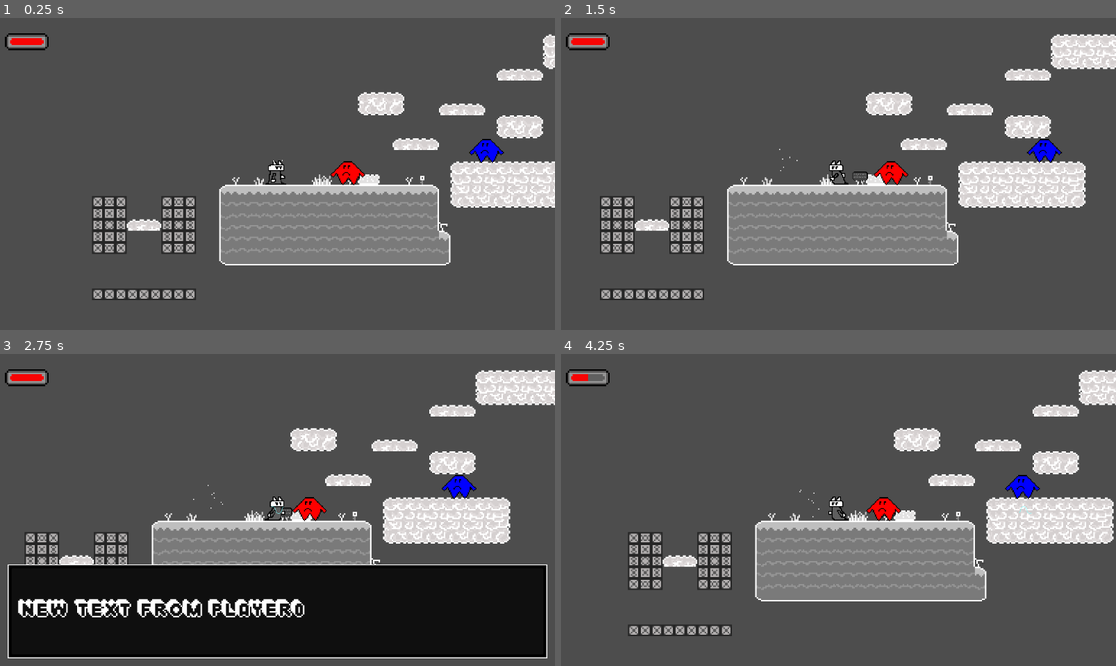
Above: before the commit, frames 1-4 (two rows, left to right).
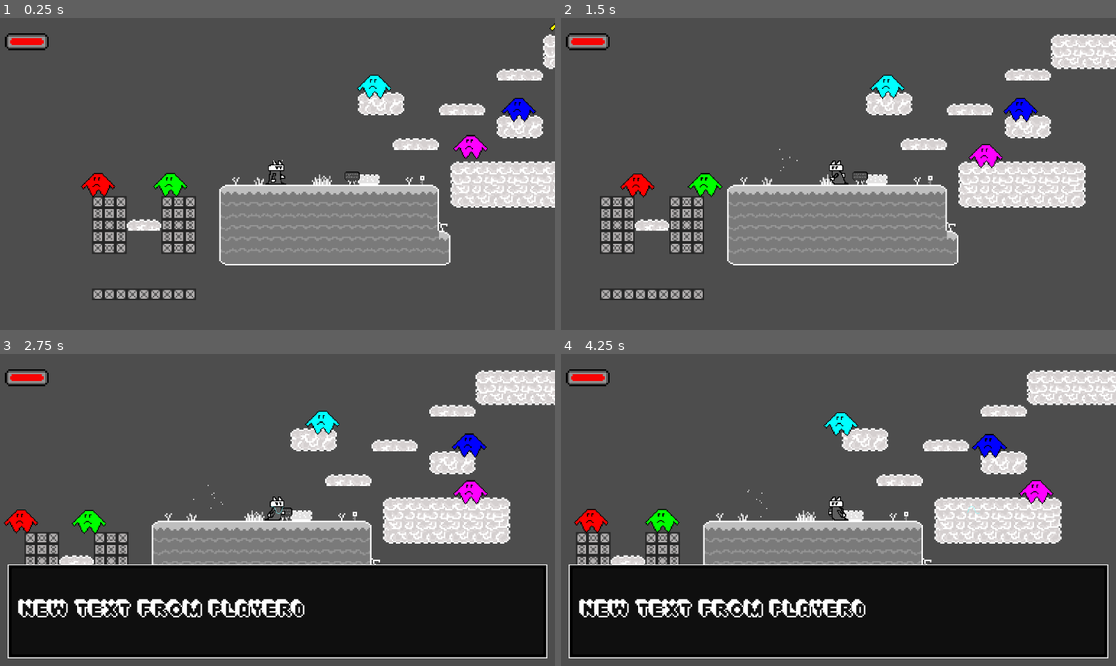
Above: after the commit, the same moments.

Repository: MidnightWolfe/Github-Game-Jam-2024
Game: Godot game, scene res://level_0.tscn
The game is run twice, just before and just after one commit, with the same random seed, the same clock (stepped at 60 frames per second) and the same inputs. Before the commit the project starts from res://node_2d.tscn.
Inputs:
- Up to frame 1 (0.25 s): no input
- Up to frame 2 (1.5 s): tap Enter (enter) at 0.5 s; hold D (right) 0.53-1.28 s; tap 1 (1) at 0.6 s; tap 2 (2) at 0.8, 1.35 s; hold A (left) from 1.28 s (still down)
- Up to frame 3 (2.75 s): tap 3 (3) at 1.55, 2.1 s; release A (left) at 2.03 s; hold D (right) from 2.03 s (still down); tap Enter (enter) at 2.3 s
- Up to frame 4 (4.25 s): tap Enter (enter) at 2.85 s; tap 1 (1) at 3.05, 3.6 s; release D (right) at 3.53 s; hold A (left) from 3.53 s (still down); tap 2 (2) at 3.8 s

The runs differ from the first frame. In frame 1, 1.8% of the frame differs, in the area x 14-100%, y 1-58%; in frame 2, 1.9%; in frame 3, 1.8%; in frame 4, 43%, in the area x 1-100%, y 5-98%.

Commit message:
Changed enemy, added types

Diff:
--- a/gamejam/blue_enemy.gd
+++ /dev/null
@@ -1,58 +0,0 @@
-# Useful Videos for creating the enemy mechanics
-	# https://www.youtube.com/watch?v=9u59U-DWNJs
-	# https://www.youtube.com/watch?v=SGd9TlqkaFU
-	# https://www.youtube.com/watch?v=24hXJnwRim0
-extends CharacterBody2D
-
-var speed = 50
-var gravity = 10
-var player_chase = false
-var player = null
-
-var playerInAttackRange = false
-var playerAttackCooldown = true
-var health = 5  #Enemies currently have five hit points (HP)
-var IsEnemyAlive = true
-
-func _ready() -> void:
-	$Blue_Enemy_Animation.play("Blue_Enemy") #The animation that causes the enemy to walk back and forth
-	$Blue_Bad_Guy_Animated.play("blue_walking")
-
-func _physics_process(delta: float) -> void:
-	#player_attack()
-	if health <= 0:
-		IsEnemyAlive = false
-		health = 0
-		print("Enemy has been killed")
-		#_deadEnemy()
-
-
-		self.queue_free() #This makes the enemy disappear - there are currently no (death) animations
-
-func _deadEnemy(): # This will be used to signal the animation when the enmy dies (to be built)
-	pass
-
-## This is currently used to determine if the enemy is in the player hitbox
-func enemy():
-	pass;
-
-func _on_enemy_hit_box_body_entered(body: Node2D) -> void:
-	if body.has_method("player"):
-		playerInAttackRange = true
-
-func _on_enemy_hit_box_body_exited(body: Node2D) -> void:
-	if body.has_method("player"):
-		playerInAttackRange = false
-
-##Functions that happen while the player is attacking
-#This is currently set up so that when the player touches the enemy, the enemy is "attacked". This should be changed to the spell mechanics
-func player_attack():
-	if playerInAttackRange and playerAttackCooldown:
-		health = health - 1
-		playerAttackCooldown = false
-		$Attack_Cooldown_Timer.start()
-		print("Enemy took -1 damage")
-		print(health)
-
-func _on_attack_cooldown_timer_timeout() -> void:
-	playerAttackCooldown = true
--- a/gamejam/blue_enemy.tscn
+++ /dev/null
@@ -1,54 +0,0 @@
-[gd_scene load_steps=7 format=3 uid="uid://c641ua0gj366x"]
-
-[ext_resource type="Script" path="res://blue_enemy.gd" id="1_2o8cy"]
-[ext_resource type="Texture2D" uid="uid://sxbvyps61lyr" path="res://Sprites/BlueBadGuy_ArmsUp.png" id="1_vaovq"]
-[ext_resource type="Texture2D" uid="uid://c3u2f1truc1di" path="res://Sprites/BlueBadGuy_ArmsDown.png" id="2_d4kui"]
-
-[sub_resource type="SpriteFrames" id="SpriteFrames_qkcx5"]
-animations = [{
-"frames": [{
-"duration": 1.0,
-"texture": ExtResource("1_vaovq")
-}, {
-"duration": 1.0,
-"texture": ExtResource("2_d4kui")
-}],
-"loop": true,
-"name": &"blue_walking",
-"speed": 5.0
-}]
-
-[sub_resource type="RectangleShape2D" id="RectangleShape2D_5e0n1"]
-size = Vector2(94, 54)
-
-[sub_resource type="CircleShape2D" id="CircleShape2D_qogyg"]
-radius = 22.0227
-
-[node name="Enemy_Blue" type="CharacterBody2D"]
-script = ExtResource("1_2o8cy")
-
-[node name="Blue_Bad_Guy_Animated" type="AnimatedSprite2D" parent="."]
-position = Vector2(4.76837e-07, 5.04871e-29)
-scale = Vector2(0.754, 0.75)
-sprite_frames = SubResource("SpriteFrames_qkcx5")
-animation = &"blue_walking"
-autoplay = "blue_walking"
-frame_progress = 0.154124
-
-[node name="Enemy_HitBox" type="Area2D" parent="."]
-collision_layer = 2
-
-[node name="HitBox_Area" type="CollisionShape2D" parent="Enemy_HitBox"]
-visible = false
-position = Vector2(1, 0)
-shape = SubResource("RectangleShape2D_5e0n1")
-
-[node name="Stage_Dectection_Area" type="CollisionShape2D" parent="."]
-position = Vector2(1, 0)
-shape = SubResource("CircleShape2D_qogyg")
-
-[node name="Attack_Cooldown_Timer" type="Timer" parent="."]
-wait_time = 0.25
-
-[connection signal="body_entered" from="Enemy_HitBox" to="." method="_on_enemy_hit_box_body_entered"]
-[connection signal="body_exited" from="Enemy_HitBox" to="." method="_on_enemy_hit_box_body_exited"]
--- a/gamejam/enemy.gd
+++ b/gamejam/enemy.gd
@@ -4,33 +4,30 @@
 	# https://www.youtube.com/watch?v=24hXJnwRim0
 extends CharacterBody2D
 
-var speed = 50
+var speed = 100
 var gravity = 10
-var player_chase = false
-var player = null
+var direction = -1
 
 var playerInAttackRange = false
 var playerAttackCooldown = true
 var health = 5  #Enemies currently have five hit points (HP)
 var IsEnemyAlive = true
+var type = "null"
 
 func _ready() -> void:
-	$Enemy_Animation.play("enemy") #The animation that causes the enemy to walk back and forth
-	$Red_Bad_Guy_Animated.play("red_walking")
+	$Enemy_Animation.play(type)
 
-func _physics_process(delta: float) -> void:
-	#player_attack()
+func _physics_process(_delta: float) -> void:
+	if velocity.x == 0 or velocity.y != 0:
+		direction = -direction
+	velocity.x = speed * direction
+	velocity.y += gravity
+	move_and_slide()
 	if health <= 0:
 		IsEnemyAlive = false
 		health = 0
 		print("Enemy has been killed")
-		#_deadEnemy()
-
-
 		self.queue_free() #This makes the enemy disappear - there are currently no (death) animations
-
-func _deadEnemy(): # This will be used to signal the animation when the enmy dies (to be built)
-	pass
 
 ## This is currently used to determine if the enemy is in the player hitbox
 func enemy():
@@ -56,3 +53,9 @@
 
 func _on_attack_cooldown_timer_timeout() -> void:
 	playerAttackCooldown = true
+
+func _set_type(newType):
+	type = newType
+
+func _set_position(newPosition):
+	position = newPosition
--- /dev/null
+++ b/gamejam/enemy.tscn
@@ -0,0 +1,132 @@
+[gd_scene load_steps=18 format=3 uid="uid://bm76in6mxgs34"]
+
+[ext_resource type="Script" path="res://enemy.gd" id="1_ddthi"]
+[ext_resource type="Texture2D" uid="uid://sxbvyps61lyr" path="res://Sprites/BlueBadGuy_ArmsUp.png" id="2_1u0i3"]
+[ext_resource type="Texture2D" uid="uid://c3u2f1truc1di" path="res://Sprites/BlueBadGuy_ArmsDown.png" id="3_l01hh"]
+[ext_resource type="Texture2D" uid="uid://g2cjocoqvg45" path="res://Sprites/CyanBadGuy_ArmsUp.png" id="4_cp4wv"]
+[ext_resource type="Texture2D" uid="uid://5scrxvhiv28h" path="res://Sprites/RedBadGuy_ArmsUp.png" id="4_iq4o3"]
+[ext_resource type="Texture2D" uid="uid://cq2gwqn5hvm41" path="res://Sprites/RedBadGuy_ArmsDown.png" id="5_u4x8k"]
+[ext_resource type="Texture2D" uid="uid://8i0ldhclk0cv" path="res://Sprites/CyanBadGuy_ArmsDown.png" id="5_xh11i"]
+[ext_resource type="Texture2D" uid="uid://dcea1buhu3srh" path="res://Sprites/GreenBadGuy_ArmsUp.png" id="6_ymc8j"]
+[ext_resource type="Texture2D" uid="uid://vavfwq8i0bre" path="res://Sprites/GreenBadGuy_ArmsDown.png" id="7_cvrdn"]
+[ext_resource type="Texture2D" uid="uid://ds3bvyeyykxnx" path="res://Sprites/MagentaBadGuy_ArmsUp.png" id="8_g6t2i"]
+[ext_resource type="Texture2D" uid="uid://b1sa2akhh5px4" path="res://Sprites/MagentaBadGuy_ArmsDown.png" id="9_bnhmi"]
+[ext_resource type="Texture2D" uid="uid://cs7sqv0s5t080" path="res://Sprites/YellowBadGuy_ArmsUp.png" id="12_is7wk"]
+[ext_resource type="Texture2D" uid="uid://bx11dhibdyt86" path="res://Sprites/YellowBadGuy_ArmsDown.png" id="13_on8g4"]
+
+[sub_resource type="SpriteFrames" id="SpriteFrames_u5y1d"]
+animations = [{
+"frames": [{
+"duration": 1.0,
+"texture": ExtResource("2_1u0i3")
+}, {
+"duration": 1.0,
+"texture": ExtResource("3_l01hh")
+}],
+"loop": true,
+"name": &"Blue",
+"speed": 5.0
+}, {
+"frames": [{
+"duration": 1.0,
+"texture": ExtResource("4_cp4wv")
+}, {
+"duration": 1.0,
+"texture": ExtResource("5_xh11i")
+}],
+"loop": true,
+"name": &"Cyan",
+"speed": 5.0
+}, {
+"frames": [{
+"duration": 1.0,
+"texture": ExtResource("6_ymc8j")
+}, {
+"duration": 1.0,
+"texture": ExtResource("7_cvrdn")
+}],
+"loop": true,
+"name": &"Green",
+"speed": 5.0
+}, {
+"frames": [{
+"duration": 1.0,
+"texture": ExtResource("8_g6t2i")
+}, {
+"duration": 1.0,
+"texture": ExtResource("9_bnhmi")
+}],
+"loop": true,
+"name": &"Magenta",
+"speed": 5.0
+}, {
+"frames": [{
+"duration": 1.0,
+"texture": ExtResource("4_iq4o3")
+}, {
+"duration": 1.0,
+"texture": ExtResource("5_u4x8k")
+}],
+"loop": true,
+"name": &"Red",
+"speed": 5.0
+}, {
+"frames": [{
+"duration": 1.0,
+"texture": ExtResource("12_is7wk")
+}, {
+"duration": 1.0,
+"texture": ExtResource("13_on8g4")
+}],
+"loop": true,
+"name": &"Yellow",
+"speed": 5.0
+}]
+
+[sub_resource type="GDScript" id="GDScript_gf3is"]
+script/source = "extends Area2D
+
+
+# Called when the node enters the scene tree for the first time.
+func _ready() -> void:
+	pass # Replace with function body.
+
+
+# Called every frame. 'delta' is the elapsed time since the previous frame.
+func _process(_delta: float) -> void:
+	pass
+"
+
+[sub_resource type="RectangleShape2D" id="RectangleShape2D_vl32j"]
+size = Vector2(76, 54)
+
+[sub_resource type="CircleShape2D" id="CircleShape2D_an4cd"]
+radius = 23.0
+
+[node name="Enemy" type="CharacterBody2D"]
+position = Vector2(118, 22)
+script = ExtResource("1_ddthi")
+
+[node name="Enemy_Animation" type="AnimatedSprite2D" parent="."]
+position = Vector2(4.76837e-07, 5.04871e-29)
+scale = Vector2(0.754, 0.75)
+sprite_frames = SubResource("SpriteFrames_u5y1d")
+animation = &"Blue"
+
+[node name="Enemy_HitBox" type="Area2D" parent="."]
+collision_layer = 3
+script = SubResource("GDScript_gf3is")
+
+[node name="HitBox_Area" type="CollisionShape2D" parent="Enemy_HitBox"]
+shape = SubResource("RectangleShape2D_vl32j")
+
+[node name="Stage_Dectection_Area" type="CollisionShape2D" parent="."]
+position = Vector2(1, 0)
+shape = SubResource("CircleShape2D_an4cd")
+
+[node name="Attack_Cooldown_Timer" type="Timer" parent="."]
+wait_time = 0.25
+
+[connection signal="body_entered" from="Enemy_HitBox" to="." method="_on_enemy_hit_box_body_entered"]
+[connection signal="body_exited" from="Enemy_HitBox" to="." method="_on_enemy_hit_box_body_exited"]
+[connection signal="timeout" from="Attack_Cooldown_Timer" to="." method="_on_attack_cooldown_timer_timeout"]
--- /dev/null
+++ b/gamejam/level_0.gd
@@ -0,0 +1,17 @@
+extends Node2D
+
+const ENEMY = preload("res://enemy.tscn")
+
+func _ready() -> void:
+	_add_enemy("Red", Vector2(-350,50))
+	_add_enemy("Green", Vector2(-200,50))
+	_add_enemy("Blue", Vector2(500,-125))
+	_add_enemy("Cyan", Vector2(200,-175))
+	_add_enemy("Magenta", Vector2(400,-50))
+	_add_enemy("Yellow", Vector2(600,-300))
+
+func _add_enemy(type: String, pos: Vector2):
+	var enemy = ENEMY.instantiate()
+	enemy._set_type(type)
+	enemy._set_position(pos)
+	add_child(enemy)
--- a/gamejam/node_2d.tscn
+++ b/gamejam/level_0.tscn
@@ -1,21 +1,20 @@
-[gd_scene load_steps=27 format=4 uid="uid://bhnlrrkm28bx1"]
-
-[ext_resource type="Texture2D" uid="uid://dnrsmegk57si6" path="res://Sprites/GreyGrass.png" id="1_403di"]
-[ext_resource type="Texture2D" uid="uid://bmgoe3ubfveyy" path="res://Sprites/GreyCloud.png" id="2_fuukr"]
-[ext_resource type="Texture2D" uid="uid://y78pd8kdo1tj" path="res://Sprites/GreyBlocks.png" id="3_eyjap"]
-[ext_resource type="Texture2D" uid="uid://6tjl30r7ycoi" path="res://Sprites/GreyBGPlants.png" id="4_k5o81"]
-[ext_resource type="PackedScene" uid="uid://bmebq4x1bgoi4" path="res://player.tscn" id="5_oddco"]
-[ext_resource type="PackedScene" uid="uid://bm76in6mxgs34" path="res://red_enemy.tscn" id="6_gypb1"]
-[ext_resource type="Script" path="res://sign.gd" id="6_hq0g3"]
-[ext_resource type="Texture2D" uid="uid://047ypkd6s2hj" path="res://Sprites/sign.png" id="7_b5da3"]
-[ext_resource type="Script" path="res://player_health_bar.gd" id="7_ojpul"]
-[ext_resource type="Texture2D" uid="uid://cwm1sk52d26rk" path="res://Sprites/health back.png" id="8_p31ef"]
-[ext_resource type="Texture2D" uid="uid://bmkopq48eahae" path="res://Sprites/health front.png" id="9_5uxbn"]
-[ext_resource type="PackedScene" uid="uid://c641ua0gj366x" path="res://blue_enemy.tscn" id="12_6ihk6"]
+[gd_scene load_steps=20 format=4 uid="uid://bhnlrrkm28bx1"]
+
+[ext_resource type="Texture2D" uid="uid://dnrsmegk57si6" path="res://Sprites/GreyGrass.png" id="1_1fkdb"]
+[ext_resource type="Script" path="res://level_0.gd" id="1_pr364"]
+[ext_resource type="Texture2D" uid="uid://bmgoe3ubfveyy" path="res://Sprites/GreyCloud.png" id="2_ilfia"]
+[ext_resource type="Texture2D" uid="uid://y78pd8kdo1tj" path="res://Sprites/GreyBlocks.png" id="3_7wc8f"]
+[ext_resource type="Texture2D" uid="uid://6tjl30r7ycoi" path="res://Sprites/GreyBGPlants.png" id="4_f5260"]
+[ext_resource type="PackedScene" uid="uid://bmebq4x1bgoi4" path="res://player.tscn" id="5_u18x3"]
+[ext_resource type="Script" path="res://sign.gd" id="6_ivik0"]
+[ext_resource type="Texture2D" uid="uid://047ypkd6s2hj" path="res://Sprites/sign.png" id="7_vjqse"]
+[ext_resource type="Texture2D" uid="uid://cwm1sk52d26rk" path="res://Sprites/health back.png" id="9_ccysb"]
+[ext_resource type="Texture2D" uid="uid://bmkopq48eahae" path="res://Sprites/health front.png" id="10_ksodi"]
+[ext_resource type="Script" path="res://player_health_bar.gd" id="11_eq2cp"]
 
 [sub_resource type="TileSetAtlasSource" id="TileSetAtlasSource_nqiri"]
 resource_name = "Grey Grass"
-texture = ExtResource("1_403di")
+texture = ExtResource("1_1fkdb")
 texture_region_size = Vector2i(8, 8)
 0:0/0 = 0
 0:0/0/physics_layer_0/polygon_0/points = PackedVector2Array(-1.5625, -3, 4, -4, 4, 4, -4, 4, -3.125, -1.6875)
@@ -175,83 +174,8 @@
 [sub_resource type="RectangleShape2D" id="RectangleShape2D_3bt27"]
 size = Vector2(36, 30)
 
-[sub_resource type="Animation" id="Animation_c3jmx"]
-length = 4.0
-tracks/0/type = "value"
-tracks/0/imported = false
-tracks/0/enabled = true
-tracks/0/path = NodePath(".:position")
-tracks/0/interp = 1
-tracks/0/loop_wrap = true
-tracks/0/keys = {
-"times": PackedFloat32Array(0, 2, 4),
-"transitions": PackedFloat32Array(1, 1, 1),
-"update": 0,
-"values": [Vector2(118, 22), Vector2(284, 22), Vector2(118, 22)]
-}
-
-[sub_resource type="Animation" id="Animation_l1a4p"]
-resource_name = "enemy"
-length = 4.0
-loop_mode = 1
-tracks/0/type = "value"
-tracks/0/imported = false
-tracks/0/enabled = true
-tracks/0/path = NodePath(".:position")
-tracks/0/interp = 1
-tracks/0/loop_wrap = true
-tracks/0/keys = {
-"times": PackedFloat32Array(0, 2, 4),
-"transitions": PackedFloat32Array(1, 1, 1),
-"update": 0,
-"values": [Vector2(133, 24), Vector2(250, 24), Vector2(133, 24)]
-}
-
-[sub_resource type="AnimationLibrary" id="AnimationLibrary_imlir"]
-_data = {
-"RESET": SubResource("Animation_c3jmx"),
-"enemy": SubResource("Animation_l1a4p")
-}
-
-[sub_resource type="Animation" id="Animation_doqte"]
-resource_name = "Blue_Enemy"
-length = 4.0
-loop_mode = 1
-tracks/0/type = "value"
-tracks/0/imported = false
-tracks/0/enabled = true
-tracks/0/path = NodePath(".:position")
-tracks/0/interp = 1
-tracks/0/loop_wrap = true
-tracks/0/keys = {
-"times": PackedFloat32Array(0, 2, 4),
-"transitions": PackedFloat32Array(1, 1, 1),
-"update": 0,
-"values": [Vector2(414, -22), Vector2(580, -22), Vector2(414, -22)]
-}
-
-[sub_resource type="Animation" id="Animation_1flr5"]
-length = 0.001
-tracks/0/type = "value"
-tracks/0/imported = false
-tracks/0/enabled = true
-tracks/0/path = NodePath(".:position")
-tracks/0/interp = 1
-tracks/0/loop_wrap = true
-tracks/0/keys = {
-"times": PackedFloat32Array(0),
-"transitions": PackedFloat32Array(1),
-"update": 0,
-"values": [Vector2(414, -22)]
-}
-
-[sub_resource type="AnimationLibrary" id="AnimationLibrary_qjejj"]
-_data = {
-"Blue_Enemy": SubResource("Animation_doqte"),
-"RESET": SubResource("Animation_1flr5")
-}
-
-[node name="Node2D" type="Node2D"]
+[node name="Level_0" type="Node2D"]
+script = ExtResource("1_pr364")
 
 [node name="TileMapLayer" type="TileMapLayer" parent="."]
 z_index = -1
@@ -298,15 +222,6 @@
 visible = false
 position = Vector2(1, -20)
 shape = SubResource("RectangleShape2D_3bt27")
-
-[node name="Red_Enemy" parent="." instance=ExtResource("6_gypb1")]
-position = Vector2(118, 22)
-collision_layer = 3
-
-[node name="Enemy_Animation" type="AnimationPlayer" parent="Red_Enemy"]
-libraries = {
-"": SubResource("AnimationLibrary_imlir")
-}
 
 [node name="HealthBar_CanvasLayer" type="CanvasLayer" parent="."]
 
@@ -327,19 +242,10 @@
 stretch_margin_top = 4
 stretch_margin_right = 4
 stretch_margin_bottom = 4
-texture_under = ExtResource("8_p31ef")
-texture_progress = ExtResource("9_5uxbn")
-script = ExtResource("7_ojpul")
+texture_under = ExtResource("9_ccysb")
+texture_progress = ExtResource("10_ksodi")
+script = ExtResource("11_eq2cp")
 player = NodePath("../../Player")
-
-[node name="Enemy_Blue" parent="." instance=ExtResource("12_6ihk6")]
-position = Vector2(414, -22)
-
-[node name="Blue_Enemy_Animation" type="AnimationPlayer" parent="Enemy_Blue"]
-libraries = {
-"": SubResource("AnimationLibrary_qjejj")
-}
-autoplay = "Blue_Enemy"
 
 [connection signal="area_entered" from="Sign/Readable_Area" to="Sign" method="_on_area_2d_area_entered"]
 [connection signal="body_entered" from="Sign/Readable_Area" to="Sign" method="_on_area_2d_body_entered"]
--- a/gamejam/player.gd
+++ b/gamejam/player.gd
@@ -41,7 +41,7 @@
 
 var lastDirection = 1
 ##M
-func _physics_process(delta):
+func _physics_process(_delta):
 	get_input()
 	move_and_slide()
 
@@ -134,7 +134,7 @@
 
 
 # Called every frame. 'delta' is the elapsed time since the previous frame.
-func _process(delta: float) -> void:
+func _process(_delta: float) -> void:
 	if Input.is_action_just_pressed("enter"):
 		if is_casting_spell:
 			var greatestValue = max(combo.x, combo.y, combo.z)
--- a/gamejam/project.godot
+++ b/gamejam/project.godot
@@ -11,7 +11,7 @@
 [application]
 
 config/name="GameJam"
-run/main_scene="res://node_2d.tscn"
+run/main_scene="res://level_0.tscn"
 config/features=PackedStringArray("4.3", "Forward Plus")
 config/icon="res://icon.svg"
 
--- a/gamejam/red_enemy.tscn
+++ /dev/null
@@ -1,69 +0,0 @@
-[gd_scene load_steps=8 format=3 uid="uid://bm76in6mxgs34"]
-
-[ext_resource type="Script" path="res://enemy.gd" id="1_ddthi"]
-[ext_resource type="Texture2D" uid="uid://5scrxvhiv28h" path="res://Sprites/RedBadGuy_ArmsUp.png" id="4_iq4o3"]
-[ext_resource type="Texture2D" uid="uid://cq2gwqn5hvm41" path="res://Sprites/RedBadGuy_ArmsDown.png" id="5_u4x8k"]
-
-[sub_resource type="SpriteFrames" id="SpriteFrames_u5y1d"]
-animations = [{
-"frames": [{
-"duration": 1.0,
-"texture": ExtResource("4_iq4o3")
-}, {
-"duration": 1.0,
-"texture": ExtResource("5_u4x8k")
-}],
-"loop": true,
-"name": &"red_walking",
-"speed": 5.0
-}]
-
-[sub_resource type="GDScript" id="GDScript_gf3is"]
-script/source = "extends Area2D
-
-
-# Called when the node enters the scene tree for the first time.
-func _ready() -> void:
-	pass # Replace with function body.
-
-
-# Called every frame. 'delta' is the elapsed time since the previous frame.
-func _process(delta: float) -> void:
-	pass
-"
-
-[sub_resource type="RectangleShape2D" id="RectangleShape2D_vl32j"]
-size = Vector2(94, 54)
-
-[sub_resource type="CircleShape2D" id="CircleShape2D_an4cd"]
-radius = 23.0217
-
-[node name="Enemy_Red" type="CharacterBody2D"]
-collision_layer = 2
-script = ExtResource("1_ddthi")
-
-[node name="Red_Bad_Guy_Animated" type="AnimatedSprite2D" parent="."]
-position = Vector2(4.76837e-07, 5.04871e-29)
-scale = Vector2(0.754, 0.75)
-sprite_frames = SubResource("SpriteFrames_u5y1d")
-animation = &"red_walking"
-
-[node name="Enemy_HitBox" type="Area2D" parent="."]
-collision_layer = 2
-script = SubResource("GDScript_gf3is")
-
-[node name="HitBox_Area" type="CollisionShape2D" parent="Enemy_HitBox"]
-visible = false
-position = Vector2(1, 0)
-shape = SubResource("RectangleShape2D_vl32j")
-
-[node name="Stage_Dectection_Area" type="CollisionShape2D" parent="."]
-position = Vector2(1, 0)
-shape = SubResource("CircleShape2D_an4cd")
-
-[node name="Attack_Cooldown_Timer" type="Timer" parent="."]
-wait_time = 0.25
-
-[connection signal="body_entered" from="Enemy_HitBox" to="." method="_on_enemy_hit_box_body_entered"]
-[connection signal="body_exited" from="Enemy_HitBox" to="." method="_on_enemy_hit_box_body_exited"]
-[connection signal="timeout" from="Attack_Cooldown_Timer" to="." method="_on_attack_cooldown_timer_timeout"]
--- a/gamejam/sign.gd
+++ b/gamejam/sign.gd
@@ -11,7 +11,7 @@
 
 
 # Called every frame. 'delta' is the elapsed time since the previous frame.
-func _process(delta: float) -> void:
+func _process(_delta: float) -> void:
 	if tbinstance != null:
 		if tbinstance.finished == true:
 			#print("freed textbox")
@@ -36,7 +36,7 @@
 		#print("did not create another instance")
 		pass
 	pass
-func _on_area_2d_body_exited(body: Node2D) -> void:
+func _on_area_2d_body_exited(_body: Node2D) -> void:
 	if tbinstance != null:
 			#print("freed textbox from area exited")
 			tbinstance.queue_free()
--- a/gamejam/textbox.gd
+++ b/gamejam/textbox.gd
@@ -38,7 +38,7 @@
 
 
 # Called every frame. 'delta' is the elapsed time since the previous frame.
-func _process(delta: float) -> void:
+func _process(_delta: float) -> void:
 	match current_state:
 		State.READY:
 			if !text_queue.is_empty():
Binary file added: gamejam/Sprites/CyanBadGuy_ArmsDown.png
Not shown, added: gamejam/Sprites/CyanBadGuy_ArmsDown.png.import
Binary file added: gamejam/Sprites/CyanBadGuy_ArmsUp.png
Not shown, added: gamejam/Sprites/CyanBadGuy_ArmsUp.png.import
Binary file added: gamejam/Sprites/GreenBadGuy_ArmsDown.png
Not shown, added: gamejam/Sprites/GreenBadGuy_ArmsDown.png.import
Binary file added: gamejam/Sprites/GreenBadGuy_ArmsUp.png
Not shown, added: gamejam/Sprites/GreenBadGuy_ArmsUp.png.import
Binary file added: gamejam/Sprites/MagentaBadGuy_ArmsDown.png
Not shown, added: gamejam/Sprites/MagentaBadGuy_ArmsDown.png.import
Binary file added: gamejam/Sprites/MagentaBadGuy_ArmsUp.png
Not shown, added: gamejam/Sprites/MagentaBadGuy_ArmsUp.png.import
(and 5 more such lines)
